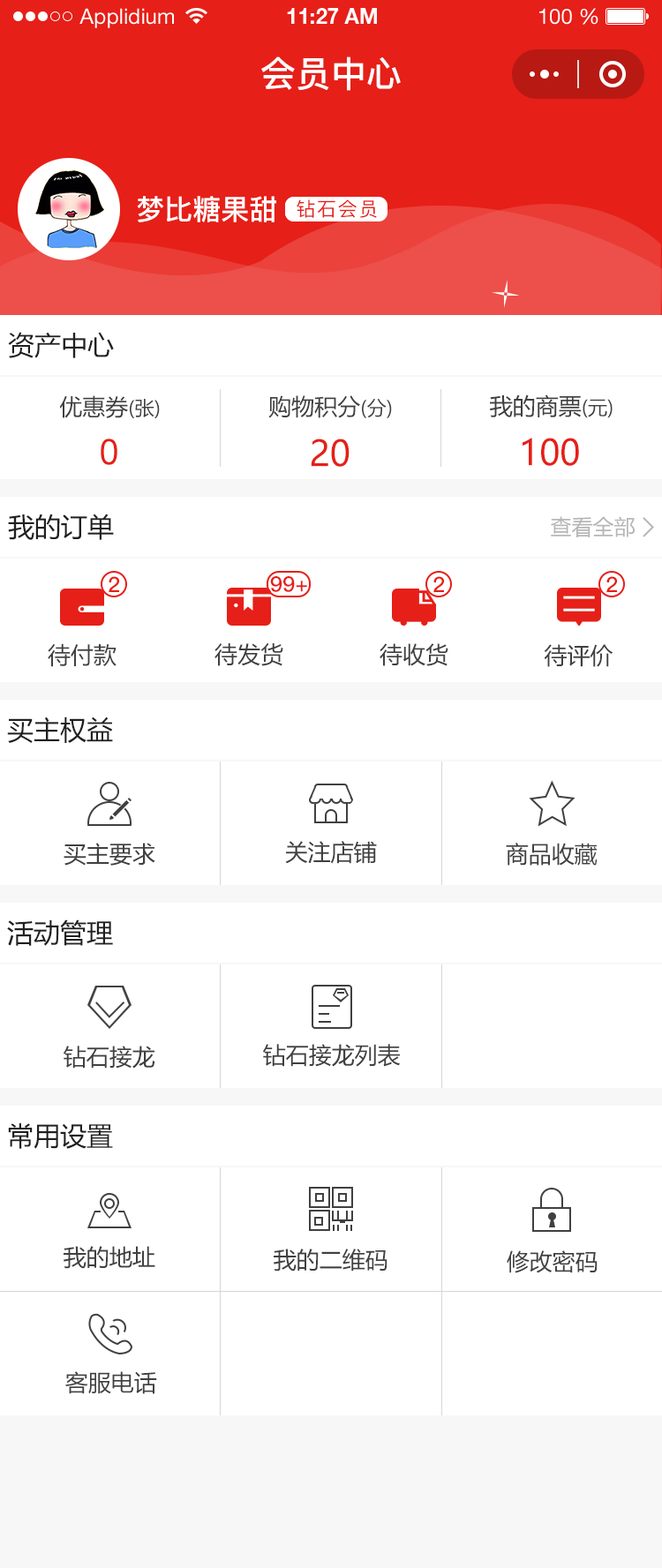
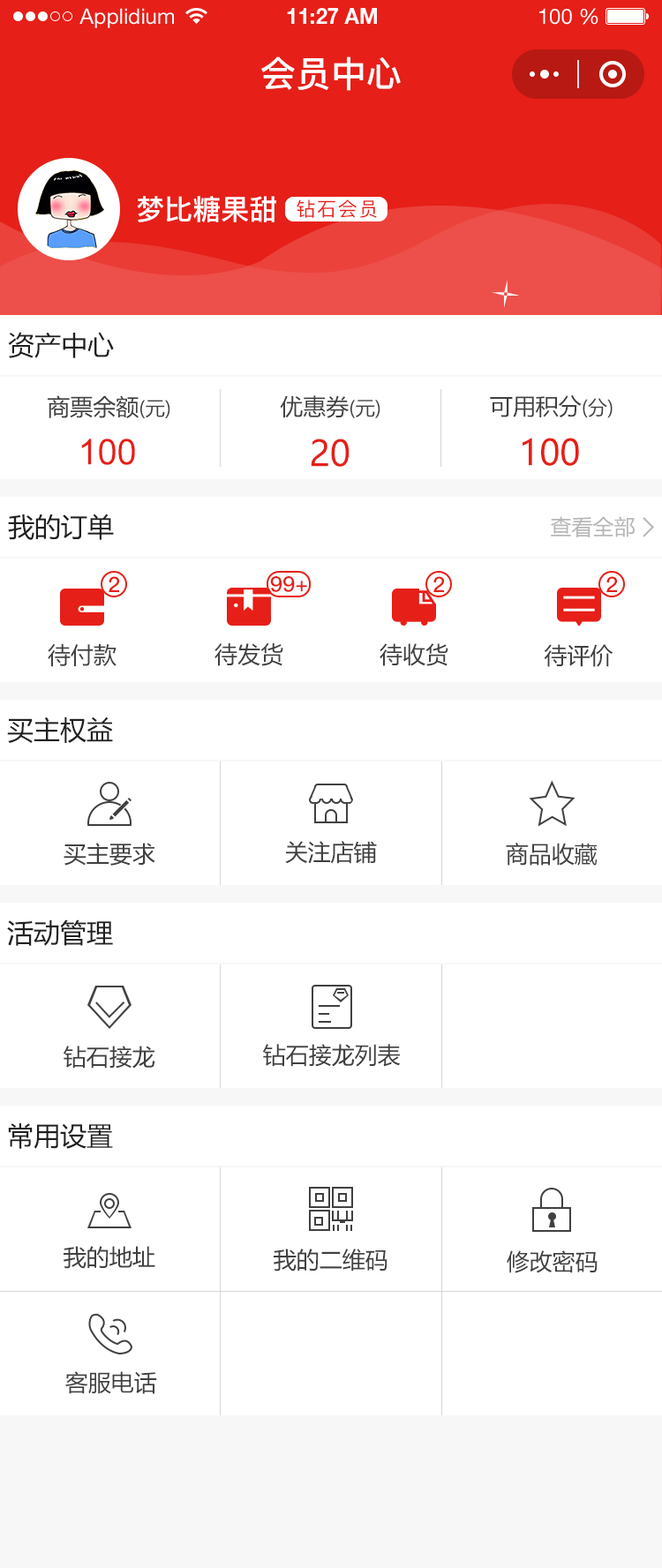
Layered file, before and after one edit (662x1568). Changes by layer:
renamed "我的商票(元)" to "可用积分(分)", painted on it over <box>489,394,608,418</box>
renamed "购物积分(分)" to "优惠券(元)", painted on it over <box>268,395,392,419</box>
renamed "0" to "100", painted on it over <box>81,438,136,466</box>
renamed "优惠券(张)" to "商票余额(元)", painted on it over <box>47,395,171,419</box>
